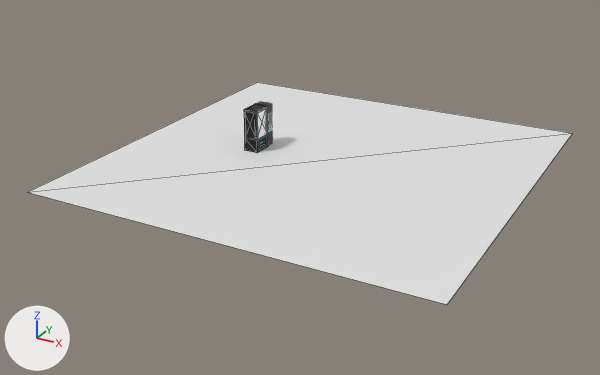
Renders of the glTF model public/distributeur.glb from each side of a commit.
Both versions are drawn from a 50 mm lens placed at (49.3, -96.4, 43.2), pointed at (-3.1, -1.1, -4.4). Arrows for +X, +Y and +Z are at lower left; the lights stay in place. The picture after the commit comes second. Mesh edges are drawn as thin lines on the coarser meshes. Where no turn or scale is listed for an object, it has been applied to the vertices. Vertices at exactly the same position are counted once.

In view in the first picture: 'Distributeur', 'Plane' and 2 more.
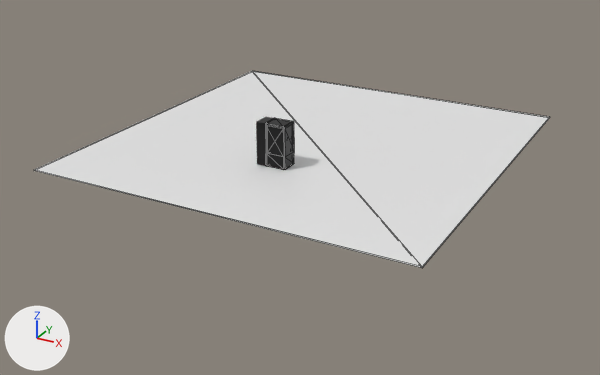
Where the newer file only moved an object's origin or applied its transform, the numbers keep the older frame.

Boxes (x1, y1, x2, y2) around the edits, measured in the pictures (600 x 375 px):
'Plane', reshaped, moved, turned
    before: (28, 82, 572, 305)
    after: (34, 71, 550, 268)
part 1 of me_plane, added
    after: (34, 117, 550, 268)

What the commit changed:
me_plane is used by ob_plane; location (0.0, 0.0, 0.0); scale (5.11, 5.1, 1.0).
me_plane had 4 vertices, 2 faces and spanned x -5.5..5.5, y -5.5..5.5, z 0.0.
me_plane now has 8 vertices, 12 faces and spans x -5.5..5.5, y -5.5..5.5, z -0.14..0.0.
Part 1, on me_plane:
4 vertices are added at (-5.5, -5.5, -0.14), (5.5, -5.5, -0.14), (-5.5, 5.5, -0.14), (5.5, 5.5, -0.14).
10 new faces join them.
Object 'Plane' (ob_plane) moves from (0.0, 0.0, 0.0) to (-4.8, 6.0, 0.0).
Object 'Plane' (ob_plane) turns from (0, 0, 0) to (0, 0, 90) degrees about x, y and z.
